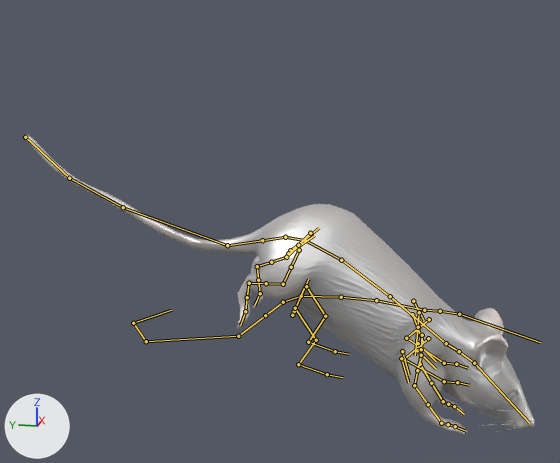
A saved change to the Blender file vertex_animation_texture/Data/BlendFiles/mouse.blend.
Rendered twice from a 50 mm camera at (-2.7, -0.28, 1.19) aimed at (0.0, 0.26, 0.52). Every picture has the same lights, and +X, +Y and +Z are marked at lower left. Both versions are drawn at frame 0 of the action 'Flail'; the numbers are the values there. The bones that bend it are drawn over the model as lines.

Objects in the first picture: 'Mouse'.
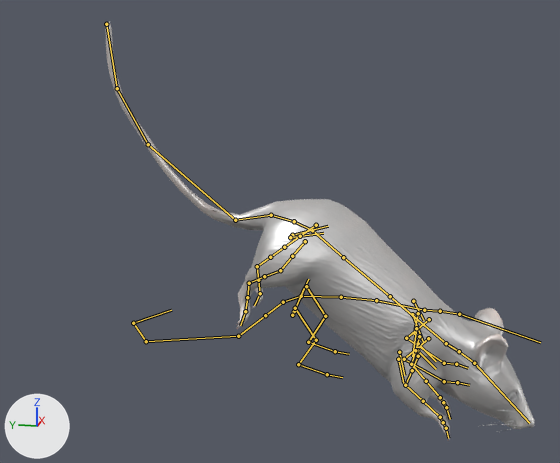
The edits, one by one:
Bone 'hips' (bone_hips) turns from (0, 0, 0) to (24, 0, 0) degrees about its own x, y and z.
Bone 'spine.002' (bone_spine_002) turns from (0, -1, 13) to (23, 0, 13) degrees about its own x, y and z.
Bone 'front_foot_ik.L' (bone_front_foot_ik_l) moves from (-0.005, 0.005, -0.184) to (-0.005, 0.056, -0.209).
Bone 'front_foot_ik.L' (bone_front_foot_ik_l) turns from (21, 0, 0) to (57, 0, 0) degrees about its own x, y and z.
Bone 'front_foot_ik.R' (bone_front_foot_ik_r) moves from (-0.035, 0.005, -0.159) to (-0.035, 0.064, -0.194).
Bone 'front_foot_ik.R' (bone_front_foot_ik_r) turns from (11, 0, 0) to (62, 0, 0) degrees about its own x, y and z.

Location of each change, (x1, y1, x2, y2) in pixels of the pictures (560 x 463 px):
'Mouse', posed (16% narrower, 40% taller): before (25, 134, 535, 434); after (106, 21, 535, 441)
